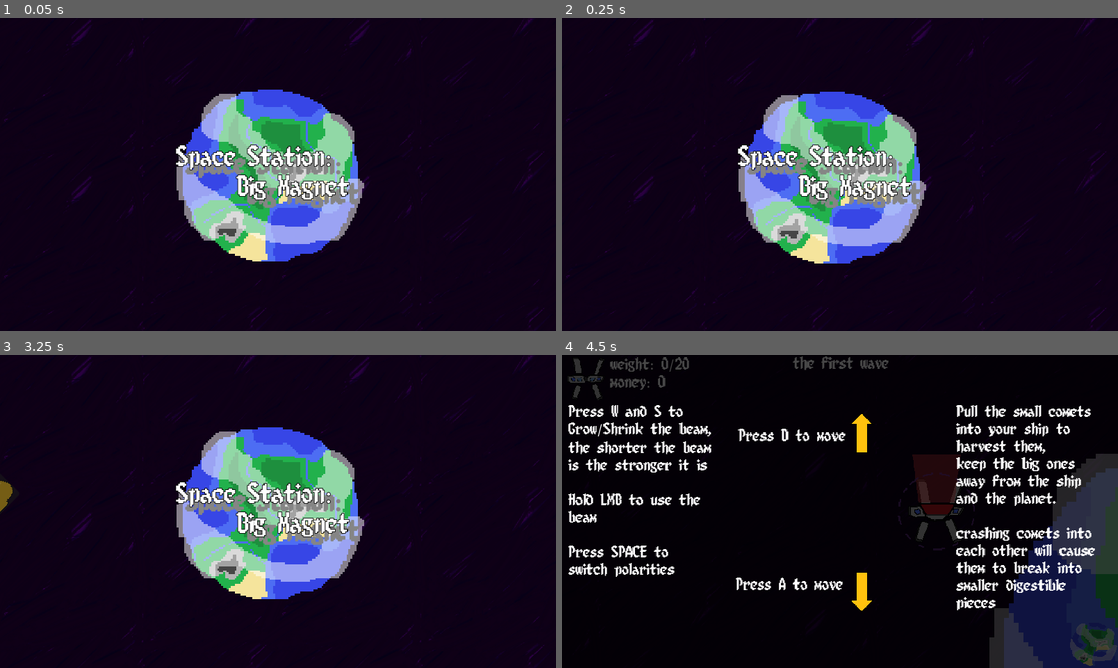
Above: before the commit, frames 1-4 (two rows, left to right).
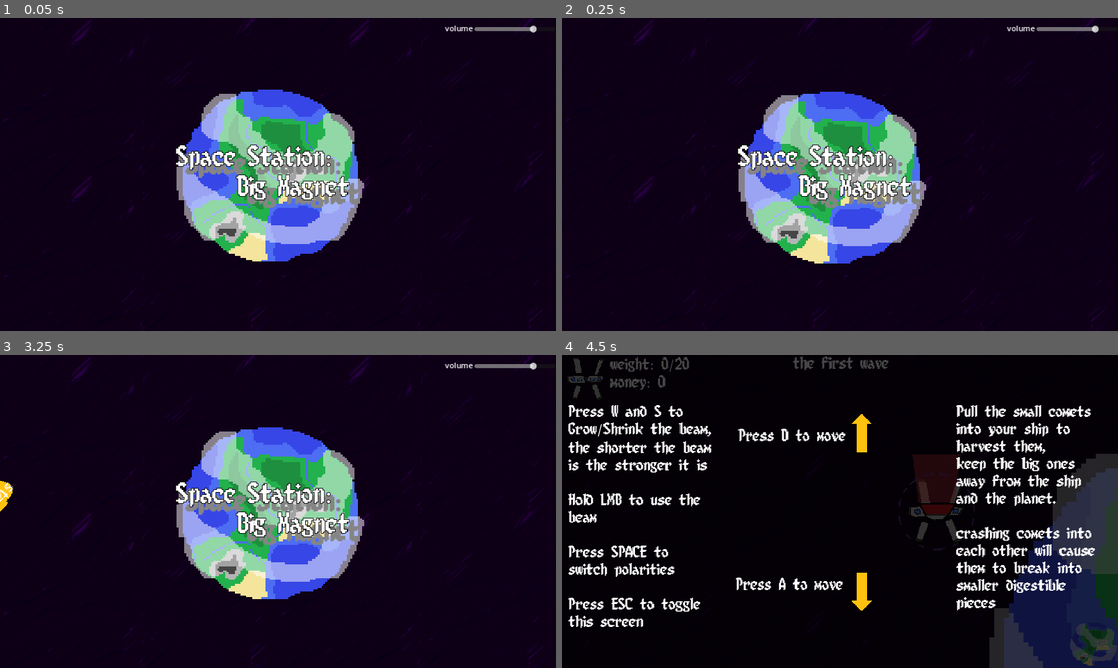
Above: after the commit, the same moments.

Repository: terumafu/spacestationbigmagnet
Game: Godot game, scene res://scenes/game_controller.tscn
Same seed, same stepped clock (60 frames per second), same inputs: the game is played once before the commit and once after it.
Inputs (mouse positions are in pixels of both pictures, inside the frame that each line leads up to):
- Up to frame 1 (0.05 s): no input
- Up to frame 2 (0.25 s): no input
- Up to frame 3 (3.25 s): move the mouse to (400, 495) at 0.52 s; press the mouse at (400, 495) at 0.53 s; hold D (rightAxisB) 0.53-1.28 s; move the mouse to (166, 527) at 1.27 s; release the mouse at (166, 527) at 1.28 s; hold A (leftAxisB) 1.28-2.03 s; tap S (decreaseBeamLength) at 1.35 s; move the mouse to (333, 442) at 2.02 s; hold D (rightAxisB) from 2.03 s (still down); tap W (increaseBeamLength) at 2.1 s; move the mouse to (250, 574) at 2.77 s; tap Space (switchMagnet) at 2.85 s
- Up to frame 4 (4.5 s): move the mouse to (1006, 558) at 3.52 s; release D (rightAxisB) at 3.53 s; press the mouse at (1006, 558) at 3.53 s; hold A (leftAxisB) 3.53-4.25 s; release the mouse at (1006, 558) at 4.25 s; click (595, 498) at 4.25 s, where only the run before the commit has a clickable "start"

The runs differ from the first frame. In frame 1, 0.2% of the frame differs, in the area x 80-97%, y 2-5%; in frame 2, 0.2%; in frame 3, 0.4%; in frame 4, 0.6%, in the area x 1-25%, y 77-88%.

Commit message:
added volume slider and cash noise

Diff:
--- a/project.godot
+++ b/project.godot
@@ -13,7 +13,12 @@
 config/name="Space Station Big Magnet"
 run/main_scene="res://scenes/game_controller.tscn"
 config/features=PackedStringArray("4.2", "Forward Plus")
+run/max_fps=60
 config/icon="res://assets/icon.svg"
+
+[autoload]
+
+Global="*res://scripts/Global.gd"
 
 [display]
 
--- a/scenes/DebrisBreakNoise.tscn
+++ /dev/null
@@ -1,12 +0,0 @@
-[gd_scene load_steps=3 format=3 uid="uid://bxudcfki042x8"]
-
-[ext_resource type="AudioStream" uid="uid://dcyyiylvnygf2" path="res://sounds/ROCKS AND STONES IMPACT - (Sound Effect)-[AudioTrimmer.com].mp3" id="1_c65es"]
-[ext_resource type="Script" path="res://scripts/DebrisBreakNoise.gd" id="2_le6eh"]
-
-[node name="DebrisBreakNoise" type="AudioStreamPlayer2D"]
-stream = ExtResource("1_c65es")
-autoplay = true
-attenuation = 0.707107
-script = ExtResource("2_le6eh")
-
-[connection signal="finished" from="." to="." method="_on_finished"]
--- a/scenes/game_controller.tscn
+++ b/scenes/game_controller.tscn
@@ -1,12 +1,21 @@
-[gd_scene load_steps=3 format=3 uid="uid://bupilv47cypt6"]
+[gd_scene load_steps=5 format=3 uid="uid://bupilv47cypt6"]
 
 [ext_resource type="Script" path="res://scripts/game_controller.gd" id="1_sqw3u"]
 [ext_resource type="PackedScene" uid="uid://dud6gb6rj430e" path="res://scenes/menu_scene.tscn" id="2_2agme"]
+[ext_resource type="AudioStream" uid="uid://bq3bkectqev64" path="res://sounds/slow frogs (2)-[AudioTrimmer.com].mp3" id="3_7txhj"]
+[ext_resource type="Script" path="res://scripts/musicPlayerMain.gd" id="4_8bidd"]
 
-[node name="GameController" type="Node"]
+[node name="GameController" type="Node" node_paths=PackedStringArray("audioplayer")]
 process_mode = 3
 script = ExtResource("1_sqw3u")
+audioplayer = NodePath("AudioStreamPlayer2D")
 
 [node name="MenuScene" parent="." instance=ExtResource("2_2agme")]
 
+[node name="AudioStreamPlayer2D" type="AudioStreamPlayer2D" parent="."]
+stream = ExtResource("3_7txhj")
+autoplay = true
+script = ExtResource("4_8bidd")
+
+[connection signal="changeVolume" from="MenuScene" to="." method="_on_menu_scene_change_volume"]
 [connection signal="startGame" from="MenuScene" to="." method="_on_menu_scene_start_game"]
--- a/scenes/main_scene.tscn
+++ b/scenes/main_scene.tscn
@@ -13,8 +13,6 @@
 [ext_resource type="Script" path="res://scripts/Spawner.gd" id="11_d1c2s"]
 [ext_resource type="FontFile" uid="uid://dc0tj6yde6fby" path="res://fonts/8bitlim.ttf" id="12_8nirl"]
 [ext_resource type="Texture2D" uid="uid://47k3b0xkcvow" path="res://assets/arrow.png" id="13_rtt8h"]
-[ext_resource type="AudioStream" uid="uid://bq3bkectqev64" path="res://sounds/slow frogs (2)-[AudioTrimmer.com].mp3" id="14_vybsx"]
-[ext_resource type="Script" path="res://scripts/musicPlayerMain.gd" id="15_qyx0h"]
 
 [sub_resource type="CircleShape2D" id="CircleShape2D_s3dhi"]
 radius = 82.0
@@ -291,7 +289,9 @@
 
 Hold LMB to use the beam
 
-Press SPACE to switch polarities"
+Press SPACE to switch polarities
+
+Press ESC to toggle this screen"
 autowrap_mode = 2
 
 [node name="Label4" type="Label" parent="CanvasLayer/Control/Controls Interface"]
@@ -303,13 +303,9 @@
 text = "Pull the small comets into your ship to harvest them,
 keep the big ones away from the ship and the planet.
 
-crashing comets into each other will cause them to break into smaller digestible pieces"
+crashing comets into each other will cause them to break into smaller digestible pieces
+"
 autowrap_mode = 2
-
-[node name="AudioStreamPlayer2D" type="AudioStreamPlayer2D" parent="."]
-stream = ExtResource("14_vybsx")
-autoplay = true
-script = ExtResource("15_qyx0h")
 
 [connection signal="gameOver" from="SpaceStation" to="." method="game_over"]
 [connection signal="body_entered" from="SpaceStation/Magnet/MagArea" to="SpaceStation/Magnet" method="_on_pos_mag_area_body_entered"]
--- a/scenes/menu_scene.tscn
+++ b/scenes/menu_scene.tscn
@@ -64,5 +64,20 @@
 text = "Space Station:
      Big Magnet"
 
+[node name="HSlider" type="HSlider" parent="CanvasLayer"]
+offset_left = 983.0
+offset_top = 15.0
+offset_right = 1151.0
+offset_bottom = 31.0
+value = 75.0
+
+[node name="Label" type="Label" parent="CanvasLayer"]
+offset_left = 922.0
+offset_top = 10.0
+offset_right = 980.0
+offset_bottom = 33.0
+text = "volume"
+
 [connection signal="startGameSignal" from="Spawner" to="." method="_on_spawner_start_game_signal"]
 [connection signal="timeout" from="Spawner/spawnTimer" to="Spawner" method="_on_spawn_timer_timeout"]
+[connection signal="value_changed" from="CanvasLayer/HSlider" to="." method="_on_h_slider_value_changed"]
--- /dev/null
+++ b/scenes/soundplayer.tscn
@@ -0,0 +1,10 @@
+[gd_scene load_steps=2 format=3 uid="uid://bxudcfki042x8"]
+
+[ext_resource type="Script" path="res://scripts/DebrisBreakNoise.gd" id="1_wcuue"]
+
+[node name="soundplayer" type="AudioStreamPlayer2D"]
+autoplay = true
+attenuation = 0.707107
+script = ExtResource("1_wcuue")
+
+[connection signal="finished" from="." to="." method="_on_finished"]
--- a/scripts/DebrisBreakNoise.gd
+++ b/scripts/DebrisBreakNoise.gd
@@ -1,6 +1,10 @@
 extends AudioStreamPlayer2D
 
 func _ready(): #https://www.youtube.com/watch?v=npL3NfpOd9A
+	volume_db = Global.volume;
 	pitch_scale += randf_range(-0.2, 0.2)
+
+func set_sound(sound):
+	stream = sound;
 func _on_finished():
-	queue_free();
+	call_deferred("queue_free");
--- a/scripts/Earth.gd
+++ b/scripts/Earth.gd
@@ -15,7 +15,7 @@
 		collisionArray.append({"size": body.return_size(), "type" : body.return_type()});
 		if hp <= 0:
 			gameOver.emit();
-	body.queue_free();
+	body.call_deferred("queue_free");
 
 func clear_collision_array():
 	collisionArray = [];
--- /dev/null
+++ b/scripts/Global.gd
@@ -0,0 +1,3 @@
+extends Node
+
+var volume = 0;
--- a/scripts/MainScene.gd
+++ b/scripts/MainScene.gd
@@ -206,7 +206,7 @@
 func exit_menu():
 	spaceStation.rocksCollected = [];
 	earth.clear_collision_array();
-	menuPosition.get_child(0).queue_free();
+	menuPosition.get_child(0).call_deferred("queue_free");
 	var tween = get_tree().create_tween().set_parallel(true);
 	tween.set_pause_mode(2);
 	tween.tween_property(camera, "zoom", Vector2(1,1), 2).set_trans(Tween.TRANS_SINE)
--- a/scripts/SpaceDebris.gd
+++ b/scripts/SpaceDebris.gd
@@ -30,7 +30,7 @@
 func break_apart():
 	collisionShape.disabled = true;
 	breakSignal.emit(global_position,return_size(),type);
-	queue_free();
+	call_deferred("queue_free");
 
 func set_sprite(num):
 	sprite.texture = load(spriteArr[num]);
--- a/scripts/SpaceStation.gd
+++ b/scripts/SpaceStation.gd
@@ -6,13 +6,14 @@
 @export var weightLabel : Label;
 @export var pointsLabel : Label;
 @export var sprite : Sprite2D;
+var soundplayer = preload("res://scenes/soundplayer.tscn");
 const MAGNETDISTANCE = 130;
 
 var hp = 100;
 var money = 0;
 var weight = 0;
 var weightMax = 20;
-var speed = 0.5;
+var speed = 0.8;
 var timePassed = 0;
 var rocksCollected = [];
 signal gameOver;
@@ -57,13 +58,17 @@
 		#collected
 		if weight + body.return_size() <= weightMax:
 			change_money(body.return_type());
+			if body.return_type() == 1:
+				var temp = soundplayer.instantiate();
+				temp.set_sound(load("res://sounds/coin-clatter-6-87110-[AudioTrimmer.com].mp3"));
+				call_deferred("add_child",temp);
 			weight += body.return_size();
 			danger = false;
 			rocksCollected.append({"size":body.return_size(),"type":body.return_type()});
 			weightLabel.text = str("weight: ", weight, "/", weightMax);
 	if danger:
 		change_hp(-body.return_size() * 5);
-	body.queue_free();
+	body.call_deferred("queue_free");
 
 func change_hp(num):
 	hp += num;
--- a/scripts/Spawner.gd
+++ b/scripts/Spawner.gd
@@ -1,7 +1,7 @@
 extends Node
 var debris = preload("res://scenes/space_debris.tscn");
 var chunk = preload("res://scenes/debrisChunk.tscn");
-var breakNoise = preload("res://scenes/DebrisBreakNoise.tscn");
+var breakNoise = preload("res://scenes/soundplayer.tscn");
 @export var debrisHolder : Node2D;
 @export var spawnTimer : Timer;
 @export var afterWaveTimer : Timer;
@@ -22,6 +22,7 @@
 func debrisBreaks(location, size, type):
 	spawn_chunks(location,size,type);
 	var temp = breakNoise.instantiate();
+	temp.set_sound(load("res://sounds/ROCKS AND STONES IMPACT - (Sound Effect)-[AudioTrimmer.com].mp3"));
 	call_deferred("add_child",temp);
 	if size == 1:
 		return;
--- a/scripts/debrisChunk.gd
+++ b/scripts/debrisChunk.gd
@@ -14,6 +14,6 @@
 func _process(delta):
 	modulate.a = (timer.time_left) / timer.wait_time;
 func _on_timer_timeout():
-	queue_free();
+	call_deferred("queue_free");
 func set_speed(vector):
 	apply_impulse(vector);
--- a/scripts/game_controller.gd
+++ b/scripts/game_controller.gd
@@ -1,7 +1,13 @@
 extends Node
 var game = preload("res://scenes/main_scene.tscn");
-
+@export var audioplayer : AudioStreamPlayer2D;
 func _on_menu_scene_start_game(node):
 	node.queue_free();
 	var temp = game.instantiate();
 	call_deferred("add_child",temp);
+
+
+
+
+func _on_menu_scene_change_volume(volume):
+	Global.volume = volume;
--- a/scripts/menuSpawner.gd
+++ b/scripts/menuSpawner.gd
@@ -17,13 +17,21 @@
 	tempDebris.set_rotation_speed(randf_range(-0.05, 0.05));
 	debrisHolder.add_child(tempDebris);
 	tempDebris.disable_hitbox();
+
 	var button = Button.new();
-	button.text = "start";
 	button.pressed.connect(start_game);
 	tempDebris.get_node("Sprite2D").add_child(button);
 	button.position = -Vector2(50,50)/2;
 	print(Vector2(50,50))
 	button.size = Vector2(50,50);
+	button.modulate.a = 0;
+
+	var label = Label.new();
+	label.text = "start";
+	tempDebris.get_node("Sprite2D").add_child(label);
+	label.position = -Vector2(50,50)/2;
+	#label.size = Vector2(50,50);
+	label.vertical_alignment = VERTICAL_ALIGNMENT_CENTER;
 func _on_spawn_timer_timeout():
 	spawns_debris(get_random_border_location(),randi_range(0,1),randi_range(1,2),Vector2(randi_range(100,400),randi_range(-10,10)))
 
--- a/scripts/menu_scene.gd
+++ b/scripts/menu_scene.gd
@@ -4,6 +4,7 @@
 const earthPosition = Vector2(1152/2, 648/2);
 var timePassed = 0;
 signal startGame;
+signal changeVolume;
 func _process(delta):
 	earth.global_position[1] = earthPosition[1] + 10 * sin(timePassed * 2);
 	timePassed += delta;
@@ -11,3 +12,10 @@
 
 func _on_spawner_start_game_signal():
 	startGame.emit(self);
+
+
+func _on_h_slider_value_changed(value):
+	if value == 0:
+		changeVolume.emit(-80);
+		return;
+	changeVolume.emit((value - 75) /4);
--- a/scripts/musicPlayerMain.gd
+++ b/scripts/musicPlayerMain.gd
@@ -1,6 +1,6 @@
 extends AudioStreamPlayer2D
 func _process(_delta):
 	if get_tree().paused == true:
-		volume_db = -10;
+		volume_db = Global.volume - 10;
 	else:
-		volume_db = 0;
+		volume_db = Global.volume;
Not shown: 1 places in scenes/main_scene.tscn that only renumber resources
Not shown, changed: sounds/ROCKS AND STONES IMPACT - (Sound Effect)-[AudioTrimmer.com].mp3.import
Not shown, added: sounds/coin-clatter-6-87110-[AudioTrimmer.com].mp3.import
Not shown, removed: sounds/109360__soundcollectah__stone-falls-and-breaks-low-pitch-[AudioTrimmer.com].mp3
Not shown, added: sounds/coin-clatter-6-87110-[AudioTrimmer.com].mp3
